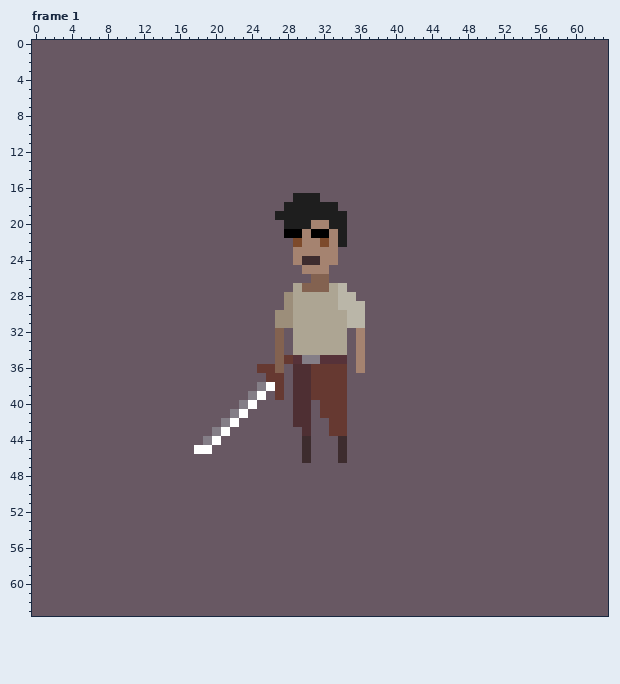
One commit to this pixel-art file: assets/aseprite/experiments/human_experiments.aseprite. This is how it looked before the edit.
64x64 pixels, 6 frames. Colours within 5 levels of each other are drawn and written as one. Shown: frame 1. The commit also changed other frames, which this record leaves out.
Once edited:
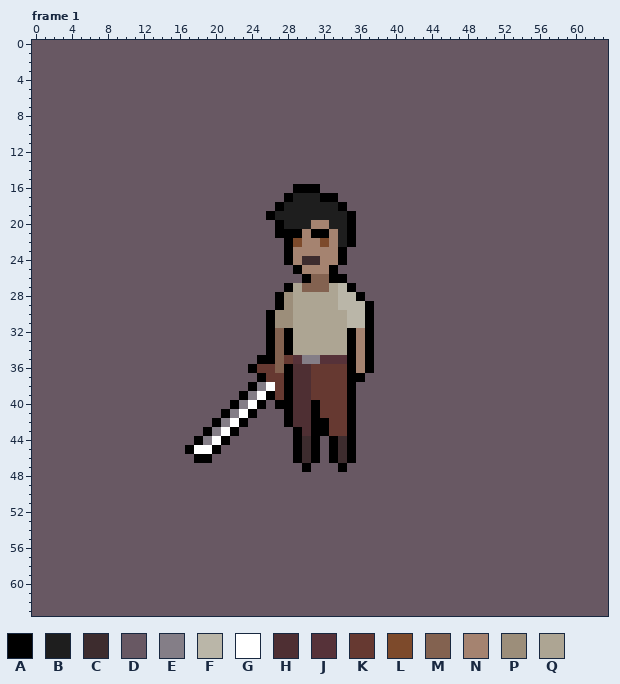
Palette (. is transparent): A #000000  B #1e1e1e  C #3d2c2e  D #685863  E #847e87  F #bab6a8  G #ffffff  H #4e2f33  J #563239  K #663931  L #7d4a2b  M #836250  N #a58370  P #9c8e7a  Q #ada593
The edit:
layer "bg/outline" now shown
Frame 1, layer "bg/outline":
The edit turns colour D into colour A in row 16 at x 29 to 31; in row 17 at x 28 and 32 to 33; in row 18 at x 27 and 34; in row 19 at x 26 and 35; in rows 20 to 21 at x 27 and 35; in row 22 at x 28 and 35.
The edit turns colour D into colour A in rows 23 to 24 at x 28 and 34; in row 25 at x 29 and 33; in row 26 at x 30 and 33 to 34; in row 27 at x 28 and 35; in row 28 at x 27 and 36; in row 29 at x 27 and 37.
The edit turns colour D into colour A in rows 30 to 31 at x 26 and 37; in rows 32 to 34 at x 26, 28, 35 and 37; in row 35 at x 25 to 26, 35 and 37; in row 36 at x 24, 28, 35 and 37; in row 37 at x 25, 28 and 35 to 36; in row 38 at x 24, 28 and 35.
The edit turns colour D into colour A in row 39 at x 23, 26, 28 and 35; in row 40 at x 22, 25, 27 to 28, 31 and 35; in row 41 at x 21, 24, 28, 31 and 35; in row 42 at x 20, 23, 28, 31 to 32 and 35; in row 43 at x 19, 22, 29, 31 to 32 and 35; in row 44 at x 18, 21, 29, 31, 33 and 35.
The edit turns colour D into colour A in row 45 at x 17, 20, 29, 31, 33 and 35; in row 46 at x 18 to 19, 29, 31, 33 and 35; in row 47 at x 30 and 34.
